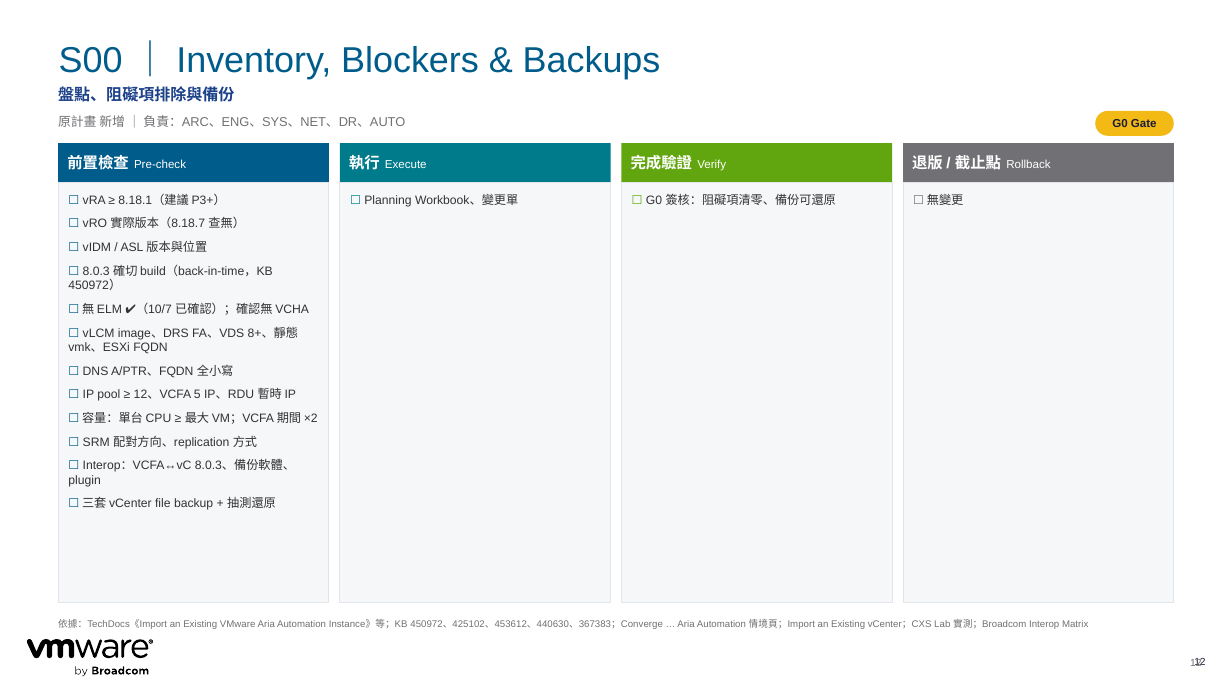
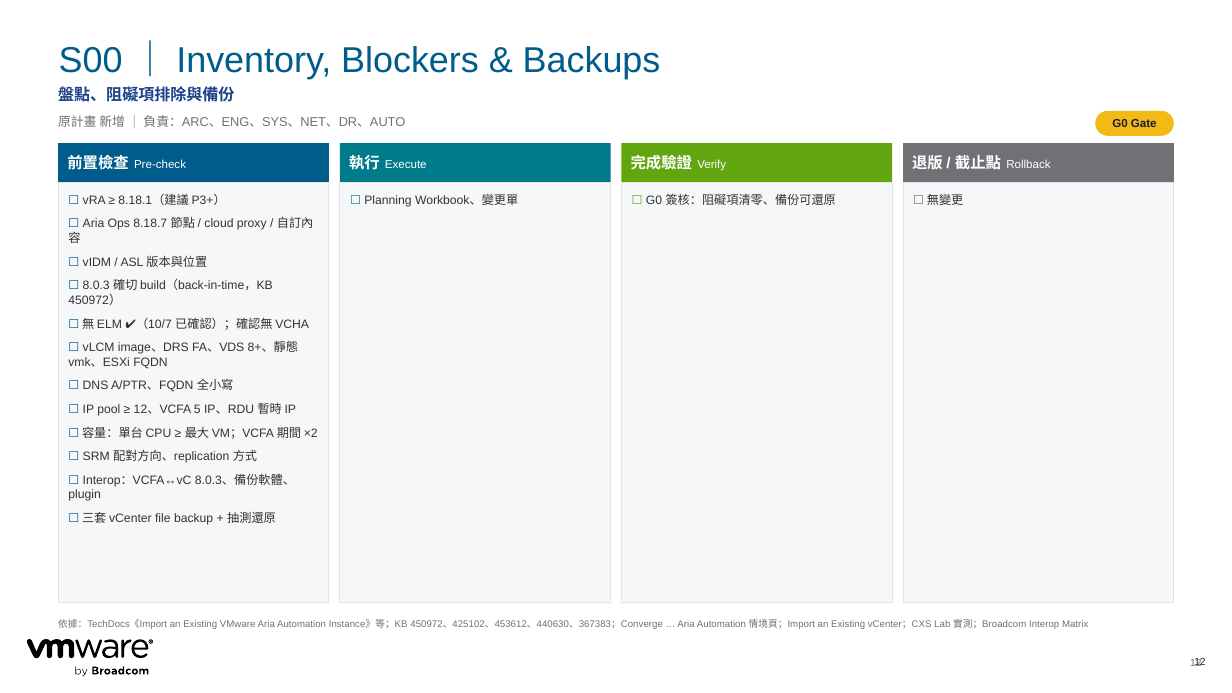
Before and after one commit to kostenyang/cc-vcf911-plan, a slide deck: slide 12 of out/CTBC_VCF911_Converge_Import_Plan.pptx. Drawn at 1232x693 pixels with LibreOffice and Linux fonts; fonts in the diff are those of the drawing. Boxes give left, top, right and bottom in pixels: in the first picture for what was removed or moved away, otherwise in the second. Text is boxed around its words. In the diff, an @@ line names an element or a change of style, - is before the commit and + after.

```diff
--- a/out/CTBC_VCF911_Converge_Import_Plan.pptx
+++ b/out/CTBC_VCF911_Converge_Import_Plan.pptx
@@ text at (68, 217, 313, 243): text changed @@
-☐ vRO 實際版本（8.18.7 查無）
+☐ Aria Ops 8.18.7 節點 / cloud proxy / 自訂內容
```
Also in this commit, not shown: 21 other slides changed, 5 other files.
